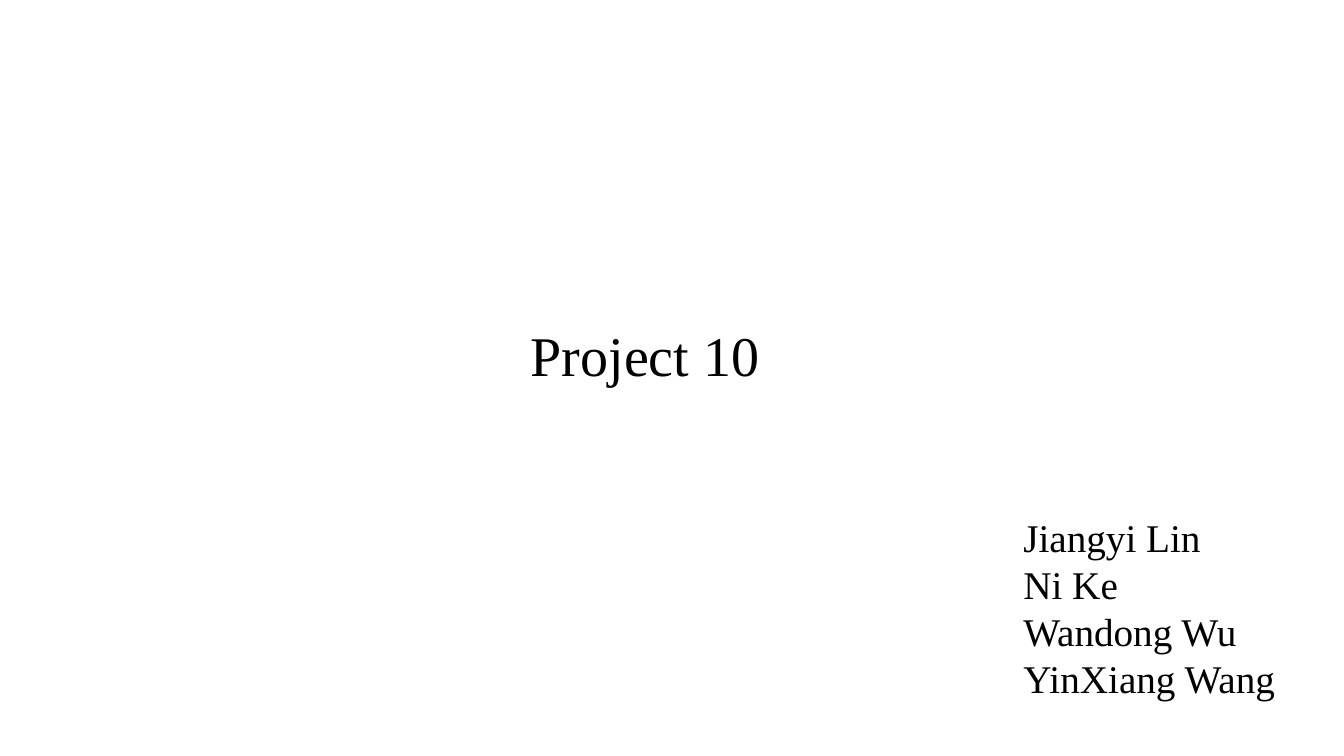
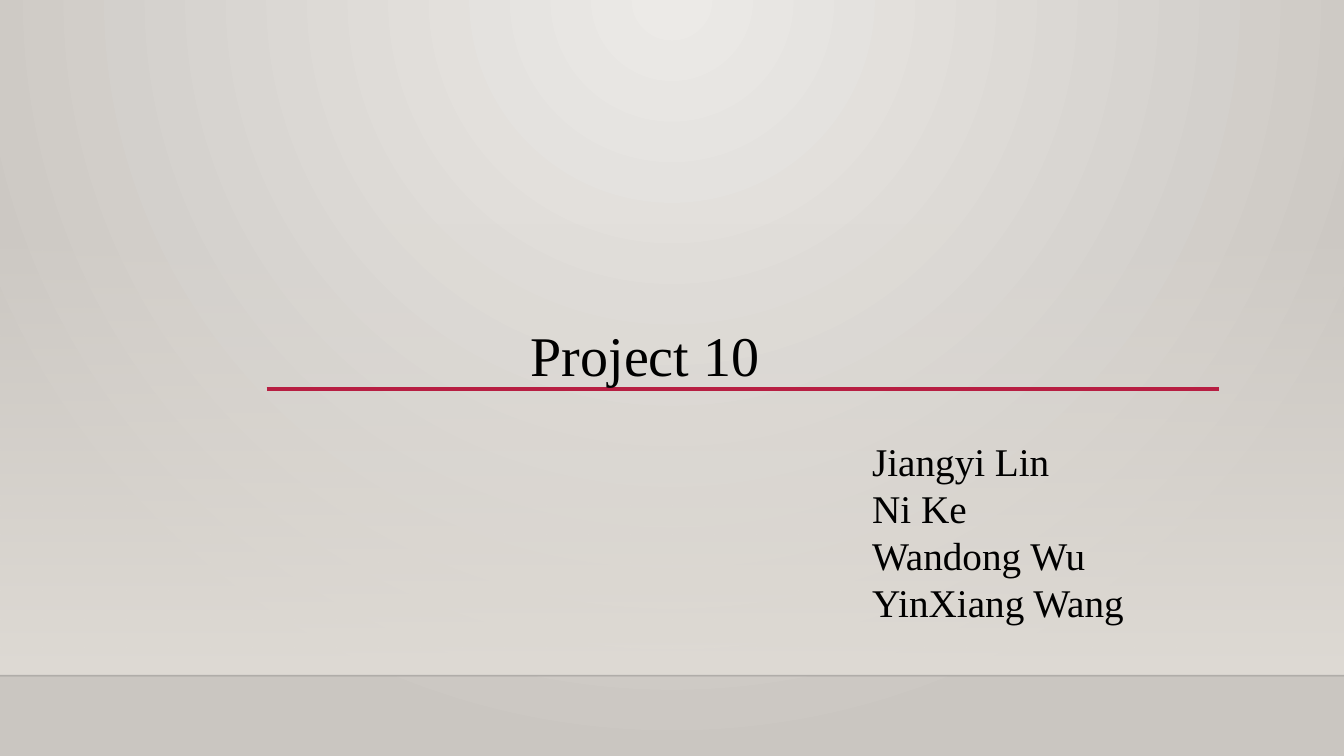
Before and after one commit to ljy95135/DB-Project-10, a slide deck: slide 1 of data/presentation.pptx. Drawn at 1344x756 pixels with LibreOffice and Linux fonts; fonts in the diff are those of the drawing; background and template pictures are left out. Boxes give left, top, right and bottom in pixels: in the first picture for what was removed or moved away, otherwise in the second. Text is boxed around its words. In the diff, an @@ line names an element or a change of style, - is before the commit and + after.

```diff
--- a/data/presentation.pptx
+++ b/data/presentation.pptx
@@ background #FFFFFF to gradient #ECEAE7 to #CAC7C1 @@
@@ rectangle added at (x1=0, y1=223, x2=1344, y2=676), fill gradient #DFDBD5 @@
@@ line added from (266, 389) to (1219, 389), #B71E42 2.5 pt @@
@@ text "Jiangyi Lin" moved from (x1=1023, y1=526, x2=1275, y2=701) to (x1=872, y1=450, x2=1123, y2=625) @@
@@ line added from (0, 676) to (1344, 676), #000001 1 pt @@
```
Also in this commit, not shown: 6 other slides changed, 2 slides added, 4 slides removed, 4 other files.
